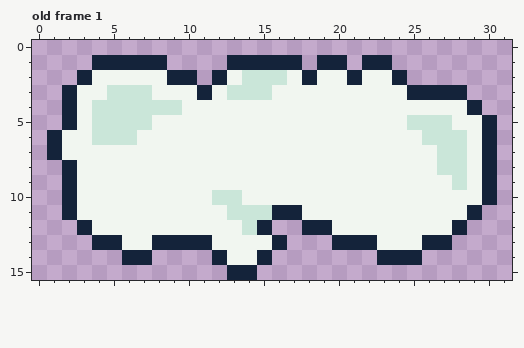
Pixel-art file: transference/environment/Cloud/cloud.aseprite. Above, as it was before the edit.
32x16 pixels, 1 frame. Shown: old frame 1. The commit also changed other frames, which this record leaves out.
After the commit:
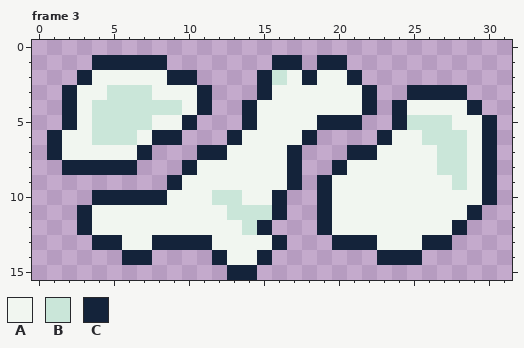
Palette (. is transparent): A #f1f6f0  B #cae6d9  C #14233a
A new or re-ordered frame is compared with the old frame closest to it.
Change:
frames 1 -> 5
Frame 3 is new; against old frame 1:
The edit turns colour A into colour C in row 3 at x 22; in row 4 at x 11, 14, 22 and 24; in row 5 at x 10, 14, 19 to 21 and 24; in row 6 at x 8 to 9, 13, 18 and 23; in row 7 at x 7, 11 to 12, 17 and 21 to 22; in row 8 at x 3 to 6, 10, 17 and 20.
The edit turns colour A into colour C in row 9 at x 9, 17 and 19; in row 10 at x 4 to 8, 16 and 19; in row 11 at x 3 and 19.
The edit turns colour B into colour C in rows 2 to 3 at x 15.
Colour A is removed in row 2 at x 13 and 22 to 23; in row 3 at x 12 and 23 to 24; in row 4 at x 12 to 13 and 23; in row 5 at x 11 to 13 and 22 to 23; in row 6 at x 10 to 12 and 19 to 22; in row 7 at x 8 to 10 and 18 to 20.
Colour A is removed in row 8 at x 7 to 9 and 18 to 19; in row 9 at x 3 to 8 and 18; in row 10 at x 3 and 17 to 18; in row 11 at x 18.
Colour B is removed in row 2 at x 14; in row 3 at x 13 to 14.
Colour C is removed in row 1 at x 13 to 15 and 22 to 23; in row 2 at x 12 and 24; in rows 9 to 10 at x 2; in row 11 at x 2 and 17; in row 12 at x 18.
Changed places in both pictures, as pixel boxes (x1, y1, x2, y2):
changed: (62, 55, 407, 235)
